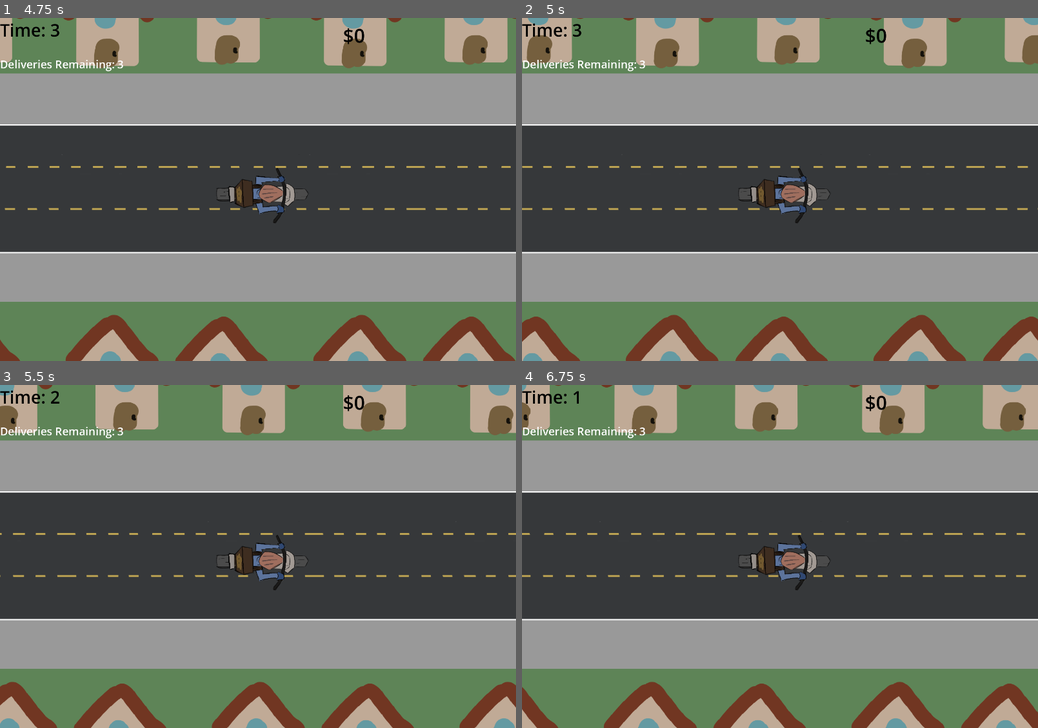
Above: before the commit, frames 1-4 (two rows, left to right).
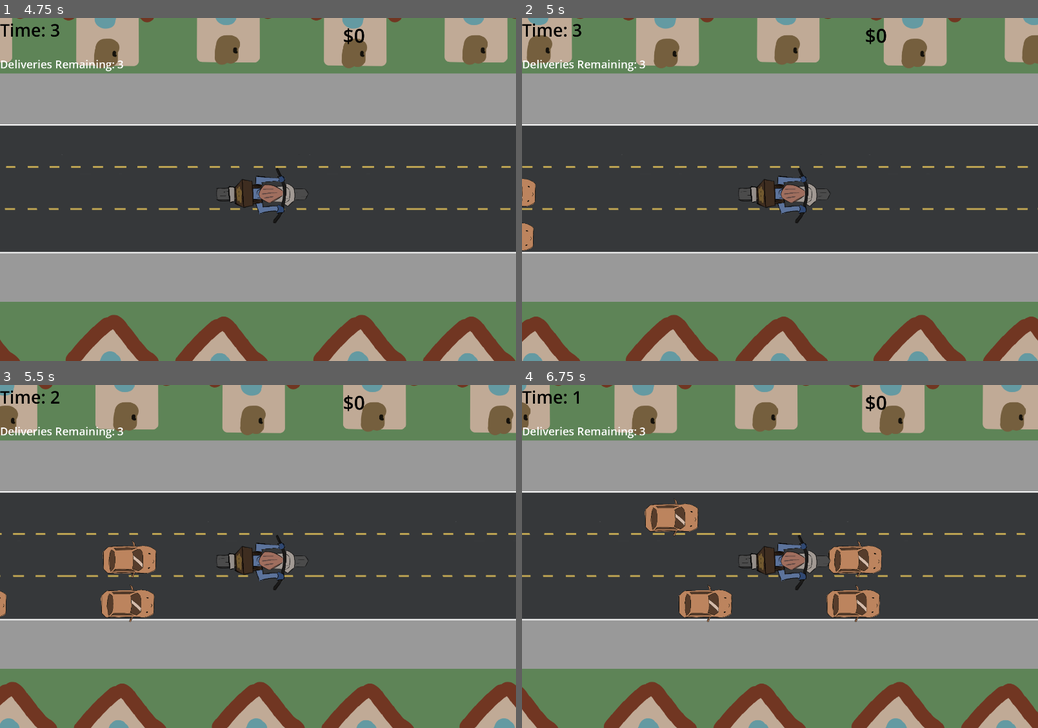
Above: after the commit, the same moments.

Repository: andreaTheCoder/brackeysgamejam
Game: Godot game, scene res://scenes/game.tscn
Two runs of this game, one before a commit and one after it. Both use one fixed random seed, a clock stepped at 60 frames per second and the inputs below.
Inputs:
- Up to frame 1 (4.75 s): tap Enter at 0.5 s; hold Right (forward) 0.53-1.28 s; tap Shift (deliver) at 0.6, 1.55, 2.1, 2.85, 3.8, 4.35 s; hold Left (backward) 1.28-2.03 s; tap Space (button) at 1.35, 3.6 s; hold Right (forward) 2.03-3.53 s; hold Left (backward) from 3.53 s (still down)
- Up to frame 2 (5 s): keep holding Left (backward)
- Up to frame 3 (5.5 s): keep holding Left (backward); tap Shift (deliver) at 5.1 s
- Up to frame 4 (6.75 s): release Left (backward) at 5.78 s; hold Right (forward) from 5.78 s (still down); tap Space (button) at 5.85 s; tap Shift (deliver) at 6.05, 6.6 s

Frame 1 is identical in both runs. In frame 2, 0.4% of the frame differs, in the area x 0-3%, y 46-68%; in frame 3, 1.6%; in frame 4, 3.1%, in the area x 23-70%, y 33-70%.

Commit message:
Changed z-indexes to see cars and target house, fixed coins reseting bug
Also reset the timer after each delivery

Diff:
--- a/scenes/NPCcar.tscn
+++ b/scenes/NPCcar.tscn
@@ -7,6 +7,7 @@
 size = Vector2(25.4545, 10.9091)
 
 [node name="Car" type="Area2D"]
+z_index = 1
 scale = Vector2(0.55, 0.55)
 collision_mask = 2
 script = ExtResource("1_g51ie")
--- a/scenes/bike.tscn
+++ b/scenes/bike.tscn
@@ -22,6 +22,7 @@
 }]
 
 [node name="bike" type="CharacterBody2D"]
+z_index = 2
 scale = Vector2(0.855, 0.855)
 collision_layer = 2
 script = ExtResource("1_oy3wg")
--- a/scenes/target_house.tscn
+++ b/scenes/target_house.tscn
@@ -7,6 +7,7 @@
 size = Vector2(29.5, 77.25)
 
 [node name="target_house" type="Area2D"]
+z_index = 5
 collision_layer = 2
 collision_mask = 2
 script = ExtResource("1_nx08e")
--- a/scripts/game_manager.gd
+++ b/scripts/game_manager.gd
@@ -31,7 +31,6 @@
 # Run when you click a start button
 func start_delivery(distance: int) -> void:
 	delivery_time = distance * difficulty
-	Global.coins = balance
 	money.text = "$" + str(Global.coins)
 	timer.wait_time = int(delivery_time)
 	timer.start()
@@ -43,12 +42,13 @@
 
 func complete_delivery():
 	timer.stop()
-	balance += (base_payment + time_remaining * difficulty)
+	balance = (base_payment + time_remaining * difficulty)
 	print("base_paument" + str(base_payment))
 	print(time_remaining)
 	print(balance)
-	Global.coins = balance
+	Global.coins += balance
 	money.text = "$" + str(Global.coins)
+	timer.start()
 
 # Reset button
 func checkRespawn():
